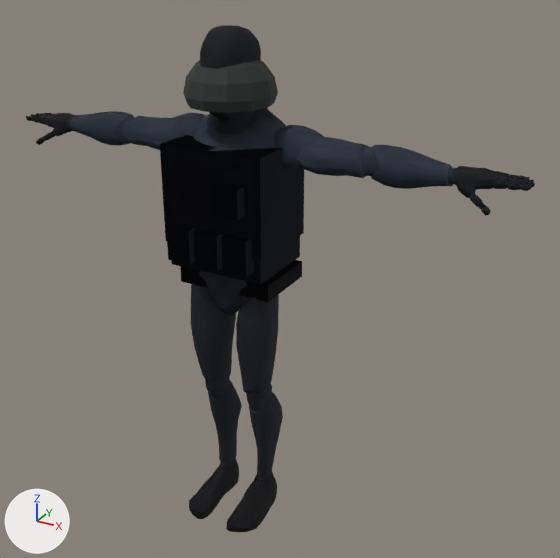
Renders of the glTF model public/assets/characters/soldiers.glb from each side of a commit.
Rendered twice from a 50 mm lens placed at (1.36, -2.15, 2.08), pointed at (0.14, 0.08, 0.96). Arrows for +X, +Y and +Z are at lower left; the lights stay in place. The older version comes first. Vertices at exactly the same position are counted once.

Objects in the first picture: 'soldier_CT', 'soldier_T'.
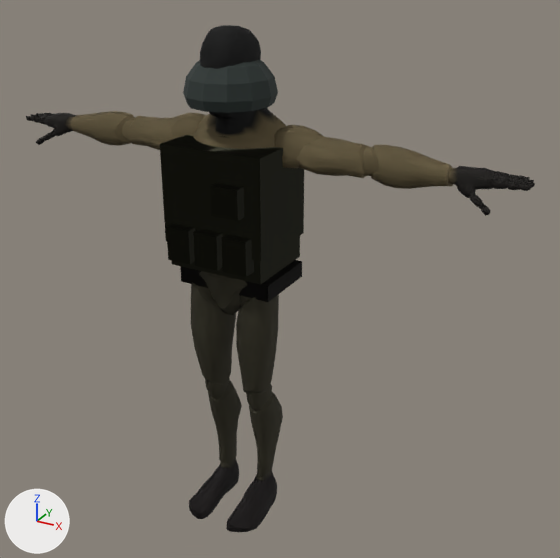
What changed in the scene script:
```text
Change me_mannequin_002:
    where me_mannequin_002.from_pydata(...)  # 4368 vertices, 7804 faces; spans x -0.97..0.97, y -0.21..0.17, z 0.0..1.83
    used by ob_soldier_ct; location = (0.0, 0.0, 0.0)
    me_mannequin_002 part 1: 73 of 4368 vertices moved; they spanned x -0.14..0.15, y -0.16..0.15, z 1.59..1.76 and now span x -0.14..0.15, y -0.16..0.15, z 1.59..1.76; mean shift (0.0, 0.0, 0.0); largest move (0.0, 0.06, 1.59) -> (0.07, -0.13, 1.59)
    me_mannequin_002 part 2: 7624 kept faces spanning x -0.97..0.97, y -0.21..0.17, z 0.0..1.83 get new vertex colours
```

Changed parts and their boxes [x1, y1, x2, y2] in the pictures (560 x 558 px; the box of a moved part takes in the faces that stretch with it):
'soldier_CT', reshaped
    before: [183, 60, 278, 113]
    after: [26, 25, 535, 532]
part 1 of me_mannequin_002, moved or reshaped
    both: [183, 60, 278, 113]
part 2 of me_mannequin_002, recoloured
    after: [64, 111, 459, 481]
'soldier_T', unchanged, covered by the edit
    before: [26, 25, 535, 532]
